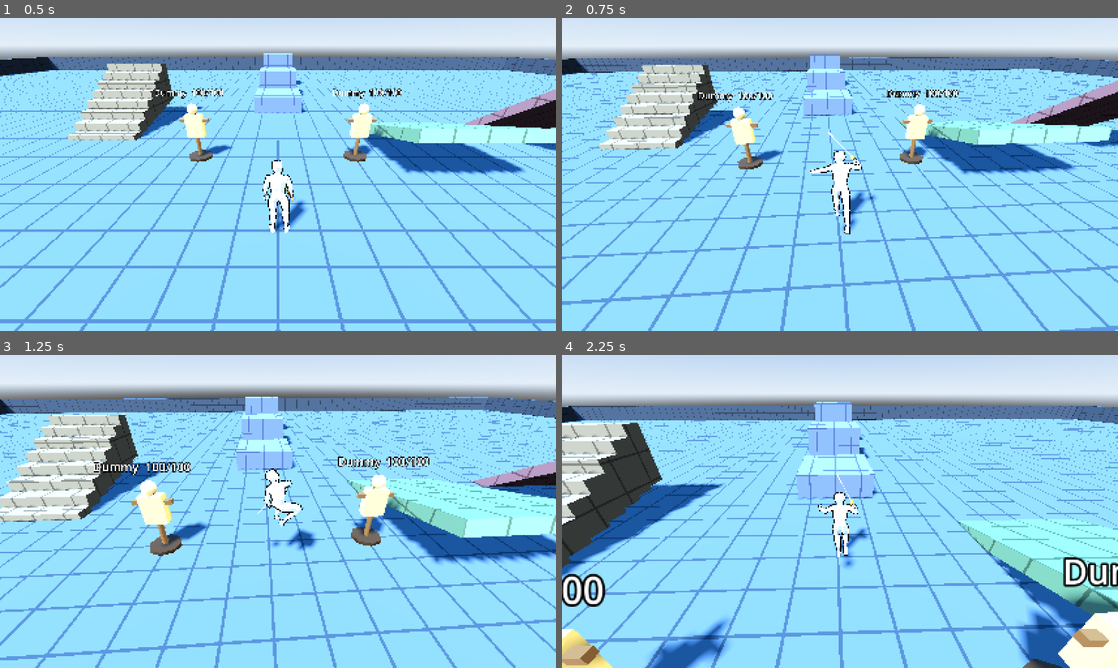
Above: before the commit, frames 1-4 (two rows, left to right).
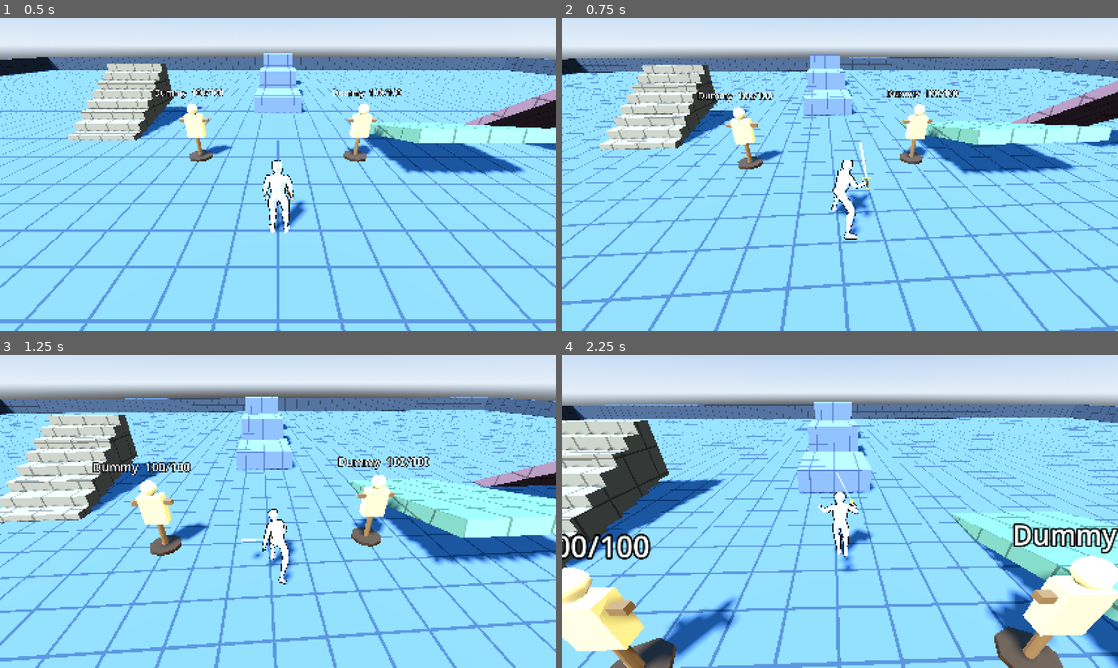
Above: after the commit, the same moments.

Repository: trentteinert/3D-PixelArt-TEST
Game: Godot game, scene res://scenes/test_area.tscn
Two runs of this game, one before a commit and one after it. Both use one fixed random seed, a clock stepped at 60 frames per second and the inputs below.
Inputs (mouse positions are in pixels of both pictures, inside the frame that each line leads up to):
- Up to frame 1 (0.5 s): no input
- Up to frame 2 (0.75 s): move the mouse to (867, 174) at 0.52 s; hold W (move_forward) from 0.53 s (still down); tap F (attack) at 0.6 s; click (867, 174) at 0.67 s
- Up to frame 3 (1.25 s): keep holding W (move_forward); tap Space (jump) at 0.77 s; tap C (roll) at 0.8 s
- Up to frame 4 (2.25 s): keep holding W (move_forward); move the mouse to (812, 511) at 1.27 s; tap C (roll) at 1.35 s; click (812, 511) at 1.42 s; tap Space (jump) at 1.52 s; tap Shift (sprint) at 1.55 s; move the mouse to (851, 505) at 2.02 s; hold Shift (sprint) from 2.03 s (still down); click (851, 505) at 2.17 s

Frame 1 is identical in both runs. In frame 2, 1.1% of the frame differs, in the area x 44-57%, y 36-71%; in frame 3, 5.1%; in frame 4, 32%, in the area x 0-100%, y 14-100%.

Commit message:
Hand attack overlay over to full body when slowing; roll by distance instead of speed
Co-Authored-By: Claude Sonnet 5.5 <noreply@anthropic.com>
Claude-Session: https://claude.ai/code/session_01Xiux81rrMFYVmhBeLoAXKG

Diff:
--- a/scripts/character_model.gd
+++ b/scripts/character_model.gd
@@ -74,6 +74,9 @@
 @export var attack_cancel_time := 0.8
 ## While moving, play the swing on the upper body only so the legs keep running (no sliding).
 @export var attack_blend_when_moving := true
+## Only use the upper-body swing when moving faster than this (m/s). If you slow below 60% of it
+## mid-swing, the swing hands over to the full-body version (legs included) so it doesn't look odd.
+@export var overlay_min_speed := 3.0
 @export var overlay_fade_in := 0.08
 @export var overlay_fade_out := 0.2
 
@@ -99,6 +102,7 @@
 var _swing_active := false
 var _overlay: AttackOverlay
 var _overlay_attack := false
+var _overlay_fading := false
 var _attack_time := 0.0
 var _attack_length := 1.0
 var _last_speed := 0.0
@@ -117,7 +121,7 @@
 		return false
 	is_attacking = true
 	_swing_active = false
-	if attack_blend_when_moving and _overlay != null and _last_speed > walk_threshold:
+	if attack_blend_when_moving and _overlay != null and _last_speed > overlay_min_speed:
 		# Upper body only: the locomotion animation keeps playing underneath.
 		_overlay_attack = true
 		_attack_time = 0.0
@@ -158,6 +162,12 @@
 	_last_speed = speed
 	if _anim == null:
 		return
+	if _overlay_fading:
+		# Handing over to the full-body swing: the upper body stays on the overlay until the
+		# player's own attack clip has blended in underneath, then the overlay fades away.
+		_overlay.time = minf(_anim.current_animation_position, _attack_length)
+		_overlay.weight = maxf(_overlay.weight - delta / maxf(blend_time, 0.01), 0.0)
+		_overlay_fading = _overlay.weight > 0.0
 	if is_rolling:
 		return
 	if is_attacking and _overlay_attack:
@@ -168,6 +178,8 @@
 		_update_swing_window(_attack_time)
 		if _attack_time >= _attack_length:
 			_end_attack()
+		elif speed < overlay_min_speed * 0.6 and on_floor:
+			_hand_over_to_full_body()
 		# no return: the locomotion code below keeps the legs moving
 	elif is_attacking:
 		var t := _anim.current_animation_position
@@ -325,6 +337,18 @@
 		end_roll()
 
 
+## Slowed to a near stop mid-swing: continue the same swing as the full-body clip, from the
+## same point, so the legs join in instead of the torso swinging over idle legs.
+func _hand_over_to_full_body() -> void:
+	_overlay_attack = false
+	_overlay_fading = true
+	_state = "attack"
+	_anim.get_animation(LIBRARY + "/attack").loop_mode = Animation.LOOP_NONE
+	_anim.speed_scale = attack_speed_scale
+	_anim.play(LIBRARY + "/attack", blend_time)
+	_anim.seek(_attack_time, true)
+
+
 func _update_swing_window(t: float) -> void:
 	var active := t >= hit_start_time and t <= hit_end_time
 	if active == _swing_active:
@@ -344,7 +368,10 @@
 		_overlay.weight = 0.0  # locomotion kept playing, so don't restart it
 	else:
 		_state = ""
+	if _overlay:
+		_overlay.weight = 0.0
 	_overlay_attack = false
+	_overlay_fading = false
 	if _swing_active and _sword:
 		_sword.end_swing()
 	_swing_active = false
--- a/scripts/player.gd
+++ b/scripts/player.gd
@@ -28,11 +28,10 @@
 @export_group("Combat")
 ## Fraction of normal speed while swinging the sword.
 @export_range(0.0, 1.0) var attack_move_scale := 0.85
-## The roll starts at your current speed times this, so a standing roll is short and a sprint roll is long.
-@export var roll_speed_multiplier := 1.1
-## Roll speed is kept within this range (m/s). The minimum is what a roll from standing still uses.
-@export var roll_min_speed := 3.5
-@export var roll_max_speed := 7.0
+## How far (meters) a roll travels from standing still, and at full sprint. Between those it
+## scales with your speed when you start rolling.
+@export var roll_min_distance := 1.5
+@export var roll_max_distance := 3.0
 ## Once this fraction of the roll has played, moving or jumping hands control back.
 @export_range(0.0, 1.0) var roll_control_fraction := 0.55
 @export var roll_cooldown := 0.3
@@ -205,11 +204,15 @@
 	if dir.length() < 0.1:
 		dir = Vector3(-sin(model.rotation.y), 0.0, -cos(model.rotation.y))
 	_roll_dir = dir.normalized()
-	_roll_speed = clampf(_speed * roll_speed_multiplier, roll_min_speed, roll_max_speed)
 	model.rotation.y = atan2(-_roll_dir.x, -_roll_dir.z)
+	var start_speed := _speed
 	_roll_duration = model.roll()
 	if _roll_duration <= 0.0:
 		return
+	# Pick the speed that makes the whole roll cover the wanted distance (see _process_roll's curve).
+	var distance := lerpf(roll_min_distance, roll_max_distance, clampf(start_speed / sprint_speed, 0.0, 1.0))
+	var f := maxf(roll_control_fraction, 0.05)
+	_roll_speed = distance / (_roll_duration * (f * 0.7 + (1.0 - f) * 0.4))
 	_roll_time = _roll_duration
 	_roll_cooldown_left = roll_cooldown
 
@@ -223,8 +226,8 @@
 	if _roll_time <= 0.0 or (progress >= roll_control_fraction and wants_out):
 		model.end_roll()
 		return false
-	# Fast at the start, easing off as the roll finishes.
-	var s := _roll_speed * lerpf(1.0, 0.4, progress)
+	# Fast at the start, easing off until control returns, then a slow tail.
+	var s := _roll_speed * lerpf(1.0, 0.4, clampf(progress / maxf(roll_control_fraction, 0.05), 0.0, 1.0))
 	velocity.x = _roll_dir.x * s
 	velocity.z = _roll_dir.z * s
 	_speed = s
